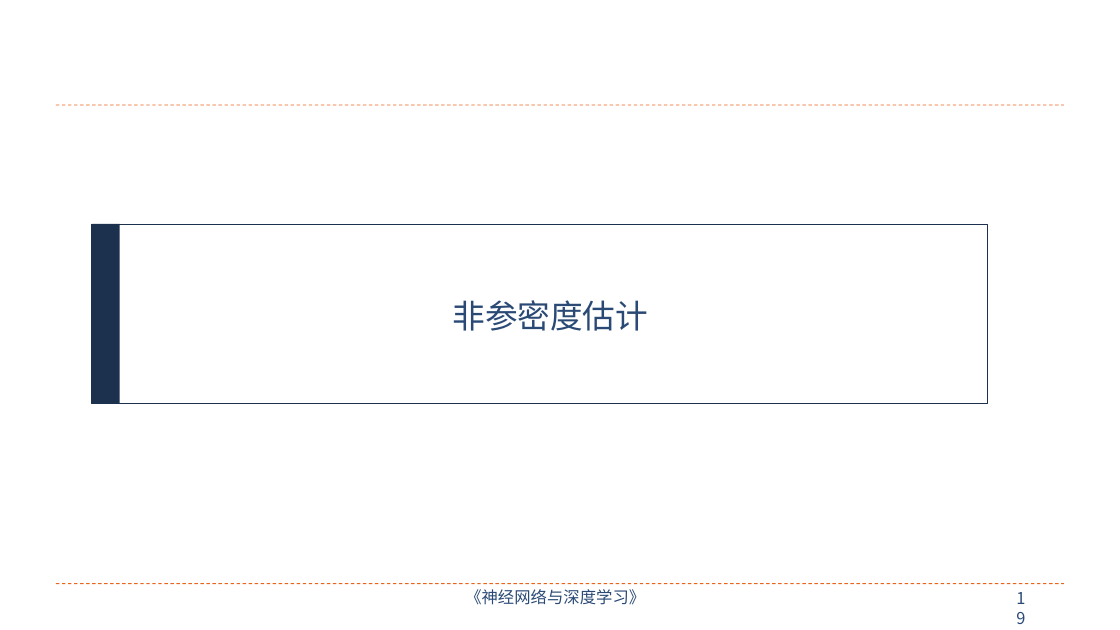
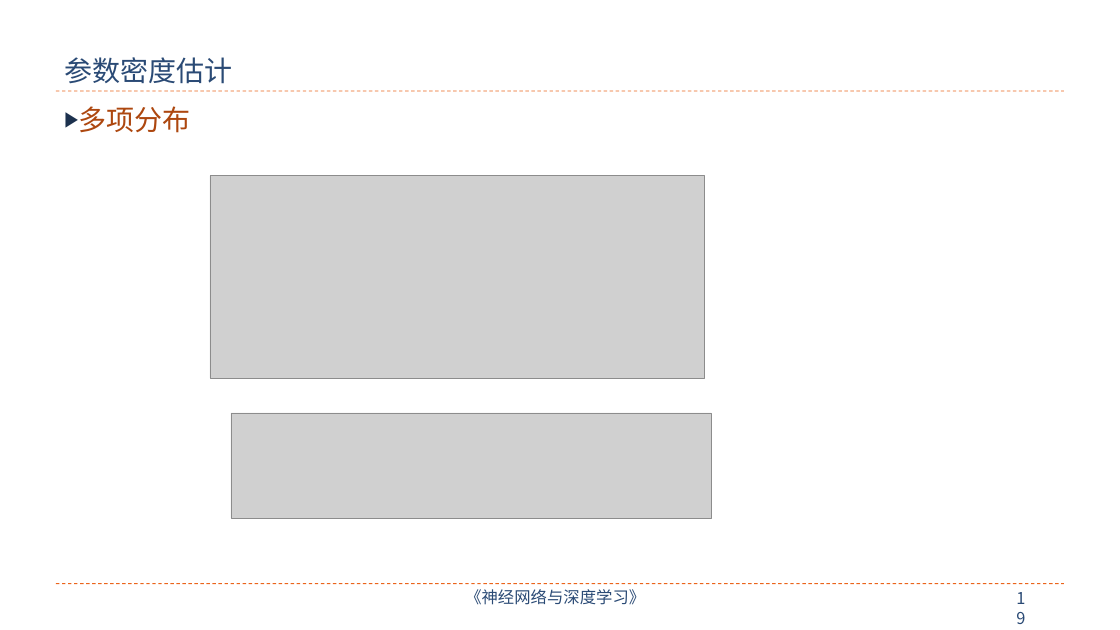
Before and after one commit to nndl/nndl.github.io, a slide deck: slide 19 of ppt/chap-无监督学习.pptx. Drawn at 1120x630 pixels with LibreOffice and Linux fonts; fonts in the diff are those of the drawing; grey boxes stand for pictures. Boxes give left, top, right and bottom in pixels: in the first picture for what was removed or moved away, otherwise in the second. Text is boxed around its words. In the diff, an @@ line names an element or a change of style, - is before the commit and + after.

```diff
--- a/ppt/chap-无监督学习.pptx
+++ b/ppt/chap-无监督学习.pptx
@@ title "参数密度估计" at box(64, 57, 232, 84): vertical alignment middle to bottom @@
@@ title at box(64, 57, 232, 84): text changed; size 28 to 24 pt; font Noto Sans CJK SC to Arial @@
-非参密度估计
+参数密度估计
@@ line moved from (56, 105) - (1065, 105) to (56, 91) - (1065, 91) @@
@@ text added at box(79, 106, 191, 133), 24 pt, text #AD470F @@
+▶ 多项分布
@@ picture added at box(210, 176, 705, 378) @@
@@ rectangle removed at box(92, 224, 988, 404) @@
@@ rectangle removed at box(92, 224, 119, 404) @@
@@ picture added at box(231, 413, 712, 518) @@
```
Also in this commit, not shown: 20 other slides changed, 7 slides added, 6 slides removed, 1 other file.
